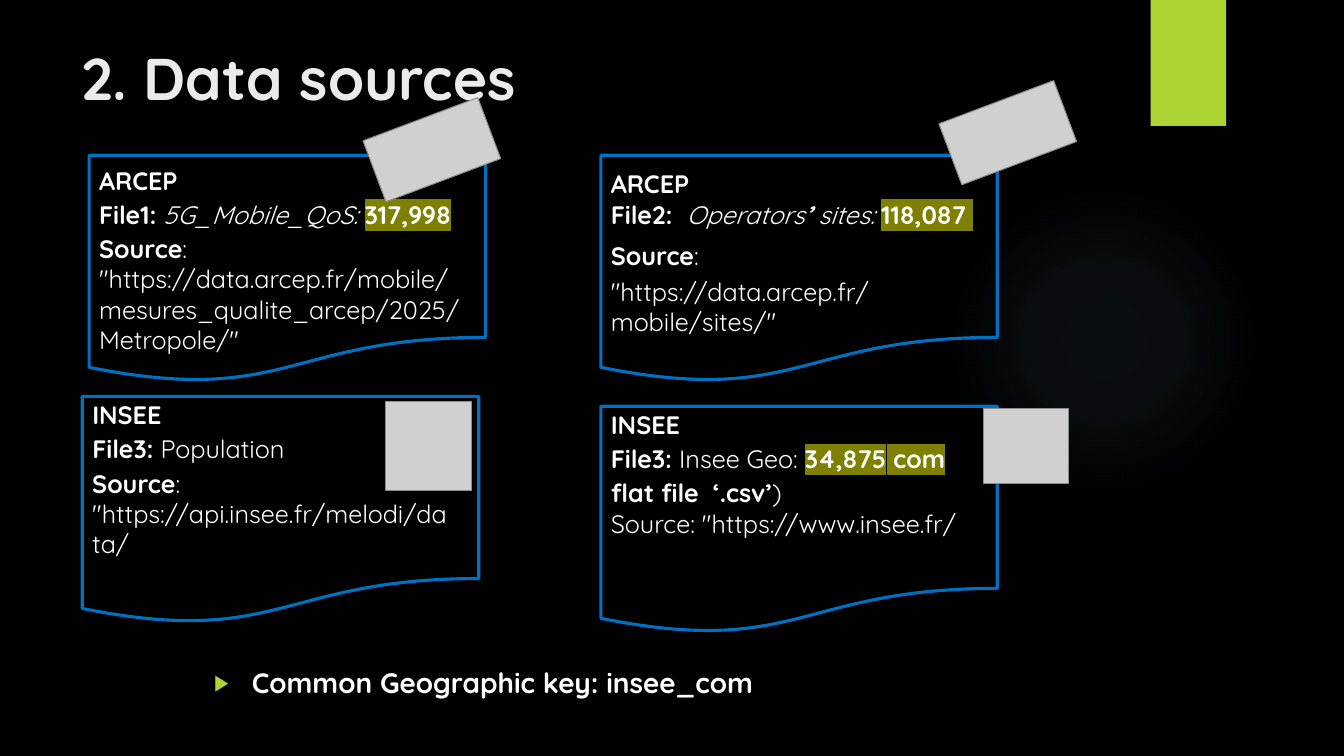
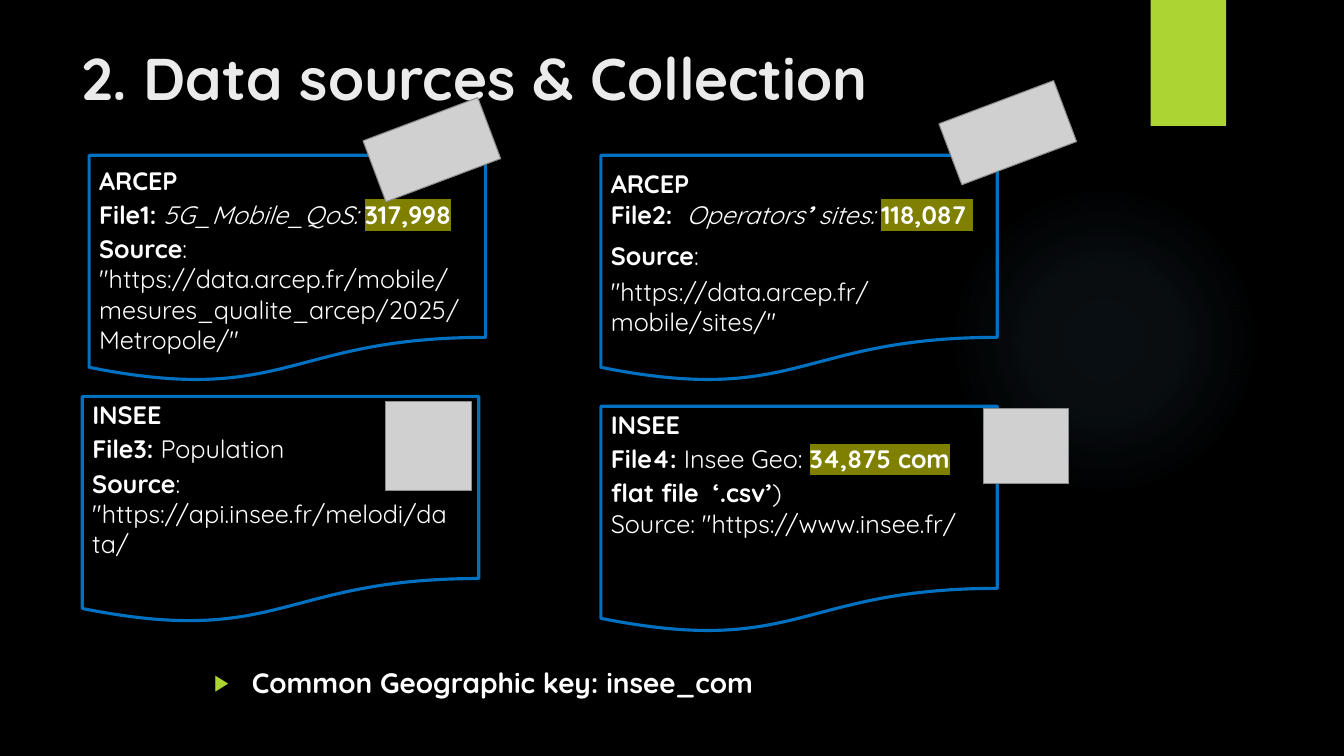
Before and after one commit to zidene306/RNCP-Project, a slide deck: slide 4 of RNCP_presentation_sept26.pptx. Drawn at 1344x756 pixels with LibreOffice and Linux fonts; fonts in the diff are those of the drawing; grey boxes stand for pictures; background and template pictures are left out. Boxes give left, top, right and bottom in pixels: in the first picture for what was removed or moved away, otherwise in the second. Text is boxed around its words. In the diff, an @@ line names an element or a change of style, - is before the commit and + after.

```diff
--- a/RNCP_presentation_sept26.pptx
+++ b/RNCP_presentation_sept26.pptx
@@ title at [81, 56, 868, 116]: text changed @@
-2. Data sources
+2. Data sources & Collection
@@ text at [611, 442, 950, 472]: text changed @@
-File3: Insee Geo: 34,875 com
+File4: Insee Geo: 34,875 com
```
Also in this commit, not shown: 13 other slides changed, 1 slide added, 13 other files.
